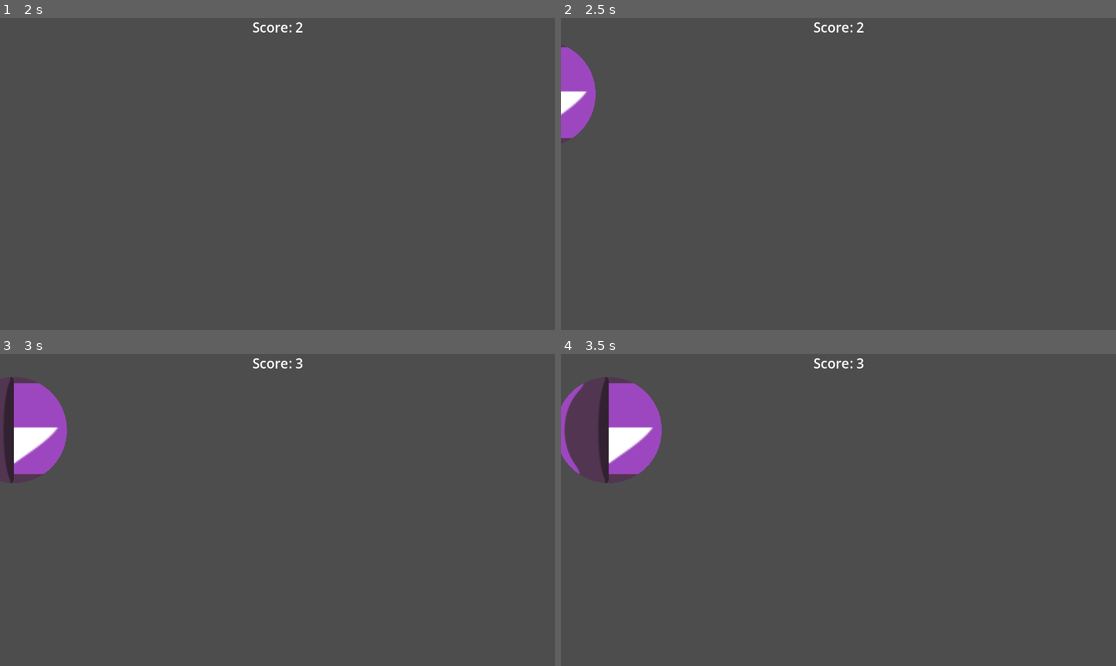
Above: before the commit, frames 1-4 (two rows, left to right).
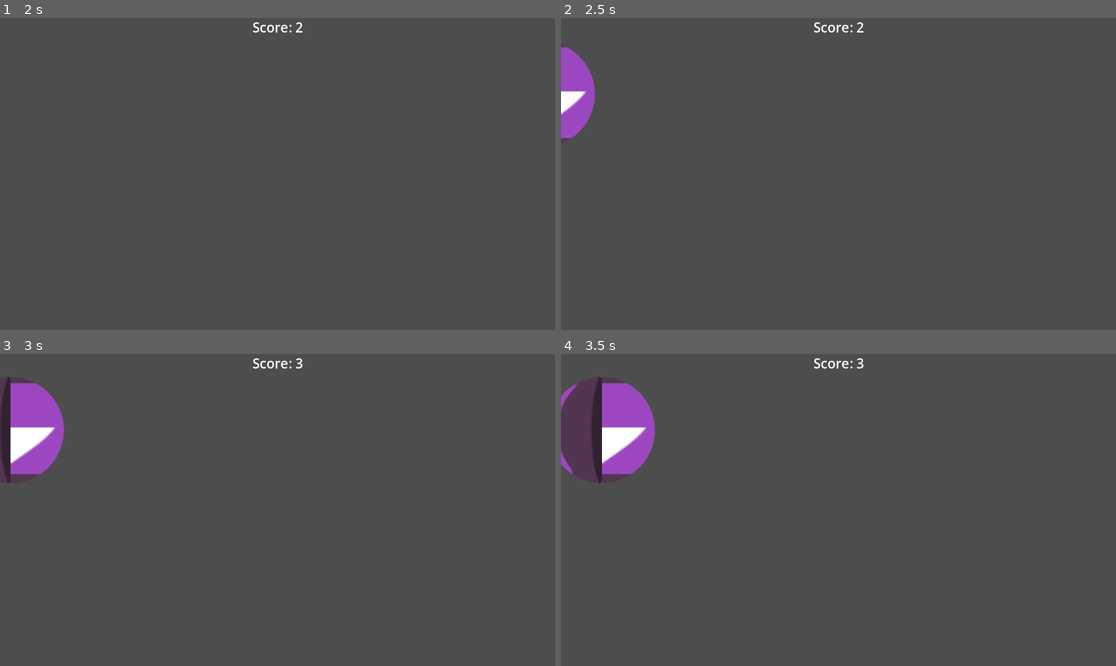
Above: after the commit, the same moments.

Repository: lxviolet66/GDAI-MCP-Test
Game: Godot game, scene res://scenes/game.tscn
Two runs of this game, one before a commit and one after it. Both use one fixed random seed, a clock stepped at 60 frames per second and the inputs below. The engine's default icon, where the game draws it, is replaced by a stand-in: a white triangle on a blue panel in a dark square.
Inputs (mouse positions are in pixels of both pictures, inside the frame that each line leads up to):
- Up to frame 1 (2 s): tap Enter at 0.5 s; move the mouse to (399, 158) at 0.52 s; tap Space at 1.25 s; move the mouse to (166, 189) at 1.27 s
- Up to frame 2 (2.5 s): tap Enter at 2 s; move the mouse to (894, 105) at 2.02 s
- Up to frame 3 (3 s): move the mouse to (249, 572) at 2.77 s
- Up to frame 4 (3.5 s): no input

Frame 1 is identical in both runs. In frame 2, less than 0.1% of the frame differs, in the area x 0-7%, y 9-39%; in frame 3, 0.6%; in frame 4, 1.7%, in the area x 0-19%, y 7-42%.

Commit message:
made rises in difficulty not effect balls that have already spawned

Diff:
--- a/scenes/ball.gd
+++ b/scenes/ball.gd
@@ -2,6 +2,7 @@
 
 var Game: Node2D
 var speed = 500
+var difficulty_snapshot: float
 var direction: String
 
 
@@ -11,9 +12,9 @@
 
 func _process(delta) -> void:
 	if direction == "right":
-		self.position.x += (speed * delta) * Game.difficulty
+		self.position.x += (speed * delta) * difficulty_snapshot
 	else:
-		self.position.x -= (speed * delta) * Game.difficulty
+		self.position.x -= (speed * delta) * difficulty_snapshot
 
 
 func _on_delete_timer_timeout() -> void:
--- a/scenes/ball_spawner.gd
+++ b/scenes/ball_spawner.gd
@@ -10,6 +10,8 @@
 
 	var ball: Node2D = ball_scene.instantiate()
 	add_child(ball)
+
+	ball.difficulty_snapshot = get_parent().difficulty
 
 	var swap_side := bool(randi_range(0, 1))
 
